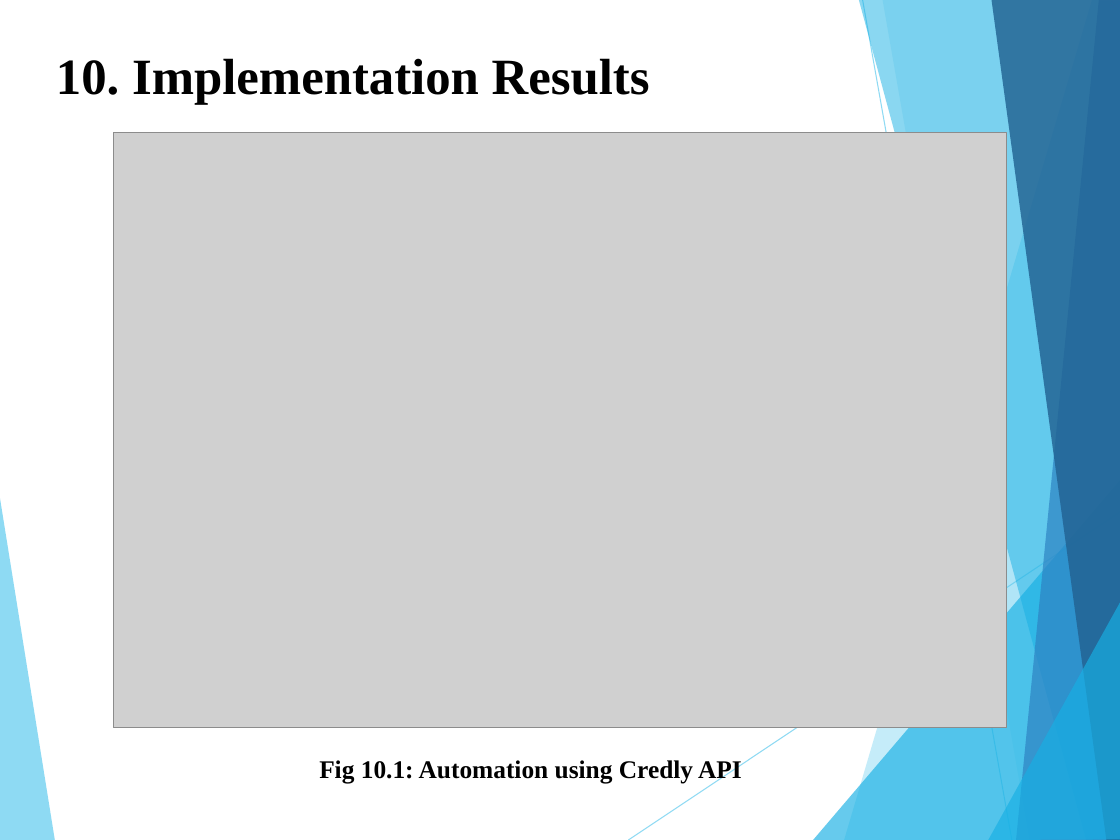
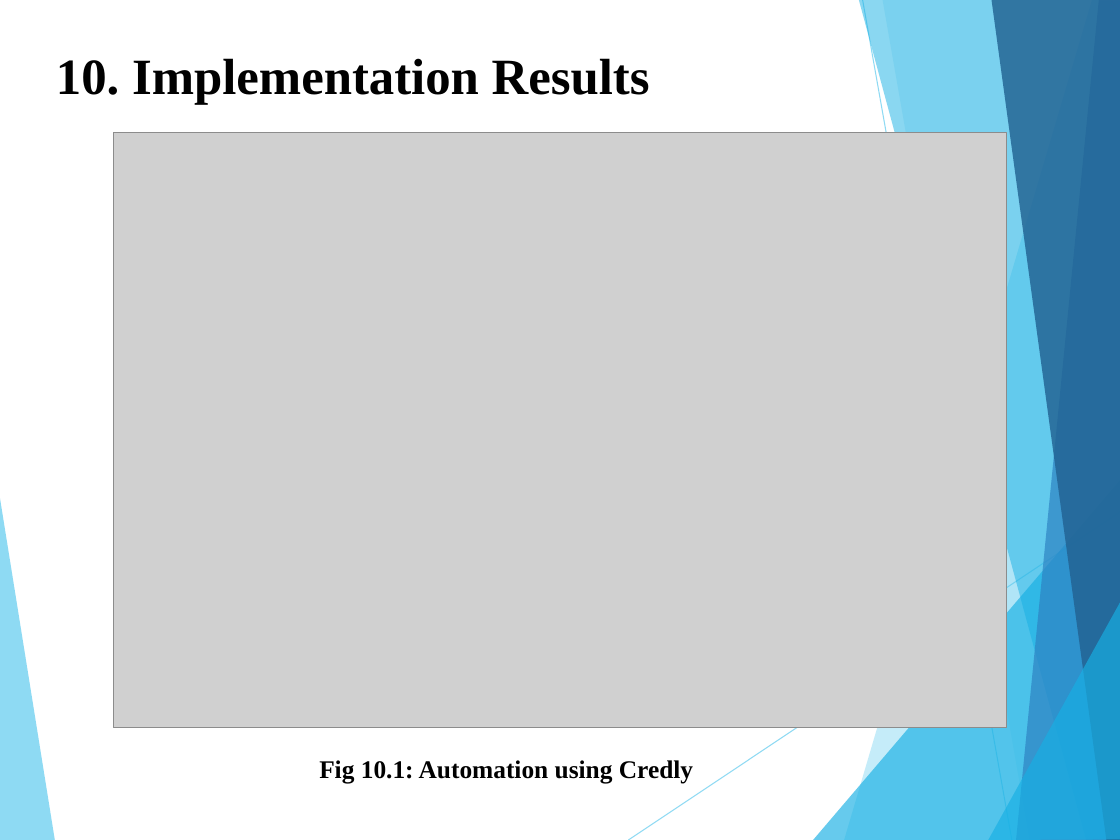
Before and after one commit to Soham01011/Eduflex, a slide deck: slide 13 of PPT_BE_IT_G7_EDUFLEX.pptx (slide 14 before the commit). Drawn at 1120x840 pixels with LibreOffice and Linux fonts; fonts in the diff are those of the drawing; grey boxes stand for pictures. Boxes give left, top, right and bottom in pixels: in the first picture for what was removed or moved away, otherwise in the second. Text is boxed around its words. In the diff, an @@ line names an element or a change of style, - is before the commit and + after.

```diff
--- a/PPT_BE_IT_G7_EDUFLEX.pptx
+++ b/PPT_BE_IT_G7_EDUFLEX.pptx
@@ text at bbox=[319, 760, 693, 784]: text changed @@
-Fig 10.1: Automation using Credly API
+Fig 10.1: Automation using Credly
```
Also in this commit, not shown: 8 other slides changed, 1 slide removed, 7 other files.
